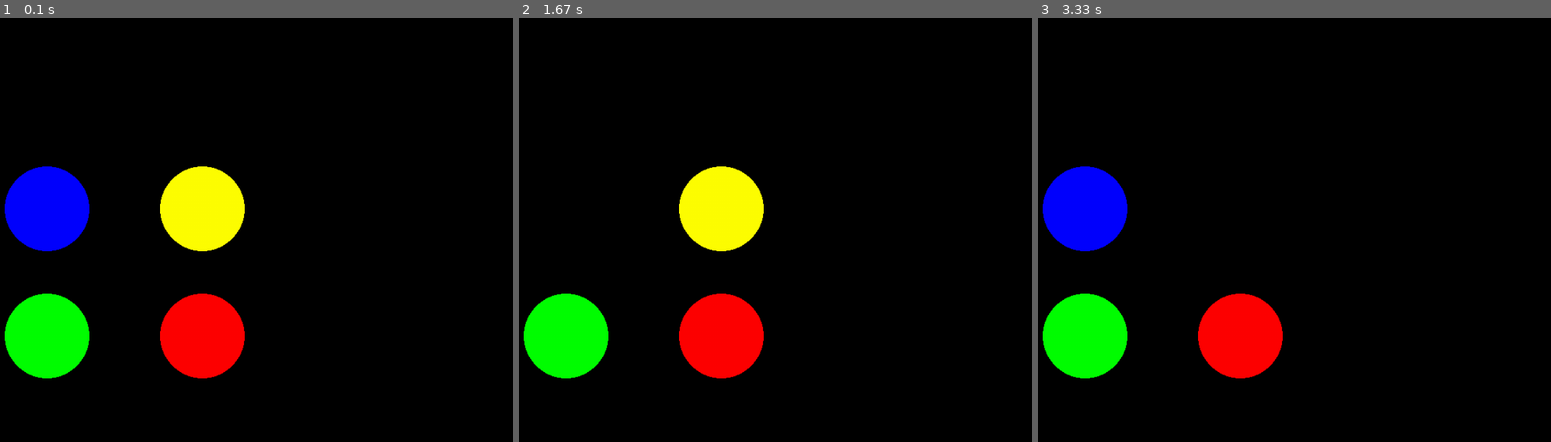
Above: before the commit, frames 1-3 (left to right).
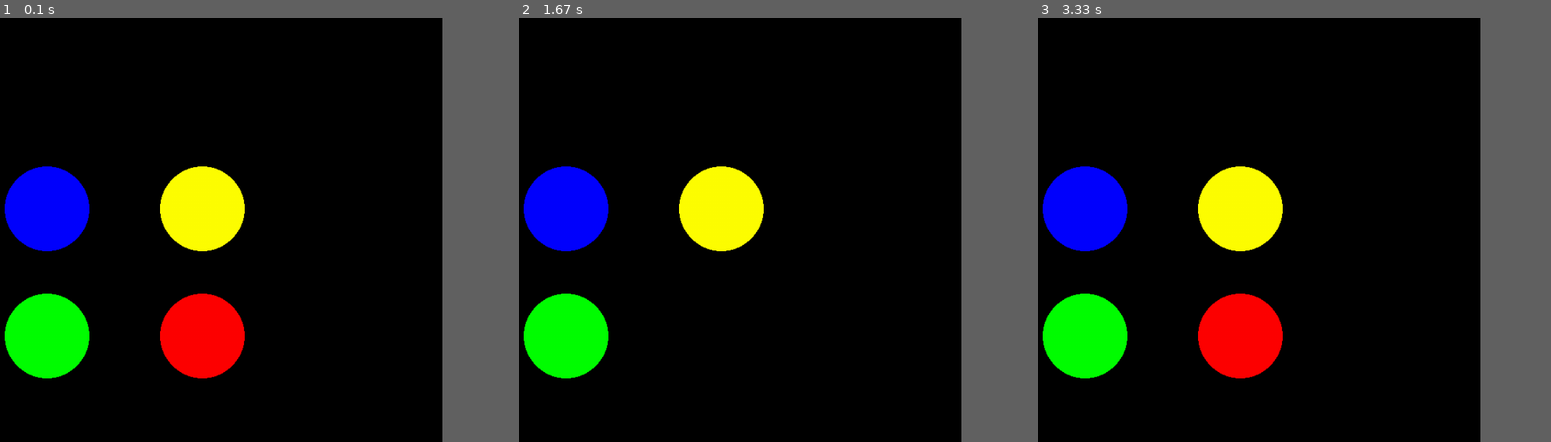
Above: after the commit, the same moments.

Repository: insper-classroom/devlife-23-1-projeto-pygame-henrique-turco-e-thiago-miranda
Game: pygame game, started from jogo.py
Same seed, same stepped clock (60 frames per second), same inputs: the game is played once before the commit and once after it.
Inputs (mouse positions are in pixels of both pictures, inside the frame that each line leads up to):
- Up to frame 1 (0.1 s): no input
- Up to frame 2 (1.67 s): click (719, 336) at 0.38 s
- Up to frame 3 (3.33 s): click (1084, 208) at 1.72 s; click (1238, 208) at 3.05 s
The window is 900x540 before the commit and 810x540 after it. Grey fills any space a smaller window leaves; there, only what the larger window draws over its background counts as a difference.

The runs differ from the first frame. In frame 1, only the window size differs. In frame 2, 5.2% of the frame differs, in the area x 0-48%, y 35-85%; in frame 3, 2.6%.

Commit message:
Verificando cliques, mas sem validação de jogada

Diff:
--- a/classes.py
+++ b/classes.py
@@ -11,32 +11,71 @@
 class Jogo:
     def __init__(self):
         pygame.init()
-        self.largura_janela = 1000
+        self.largura_janela = 900
         self.altura_janela = 600
         self.lista_cores = cores
 
-        self.raio = 55
         self.window = pygame.display.set_mode((self.largura_janela, self.altura_janela))
         pygame.display.set_caption('Pattern Pursuit')
         self.circulos = Circulo(self.window)
+        self.retangulo = self.circulos.retangulo
+        self.jogadas_player = []
+        self.rect_sorteados = self.circulos.rect_sorteados
+        self.validacao = True
+        self.cores_sorteadas = self.circulos.cores_sorteadas
+        self.rodada = 1
+
 
     def desenha(self, window):
         self.window.fill((0, 0, 0))
         self.circulos.desenha()
-        if self.circulos.verifica_clique():
-            self.circulos.sorteia_cores()
-
+        for i in range(self.rodada):
+            if self.validacao:
+                self.circulos.sorteia_circulos()
         pygame.display.update()
 
     def atualiza_estado(self):
         for event in pygame.event.get():
+            self.x, self.y = pygame.mouse.get_pos()
+            mouse_rect = pygame.Rect(self.x, self.y, 1, 1)
+
+            if event.type == pygame.MOUSEBUTTONDOWN:
+                print('chegou')
+                if mouse_rect.colliderect(self.retangulo[0]):
+
+                    self.jogadas_player.append(self.lista_cores[0])
+
+                elif mouse_rect.colliderect(self.retangulo[1]):
+
+                    self.jogadas_player.append(self.lista_cores[1])
+
+                elif mouse_rect.colliderect(self.retangulo[2]):
+
+                    self.jogadas_player.append(self.lista_cores[2])
+
+                elif mouse_rect.colliderect(self.retangulo[3]):
+
+                    self.jogadas_player.append(self.lista_cores[3])
+                print(self.jogadas_player)
+                print(self.cores_sorteadas)
+
+                if self.jogadas_player == self.cores_sorteadas:
+                    print('validou')
+                    self.rodada+=1
+                    self.validacao = True
+
+            self.jogadas_player = []
+
             if event.type == pygame.QUIT:
                 return False
         return True
 
+
+
     def game_loop(self):
         while self.atualiza_estado():
             self.desenha(self.window)
+
 
 class Circulo:
     def __init__(self, window):
@@ -55,34 +94,27 @@
             self.circulos.append((window, self.lista_cores[i], (self.posicoes[i]), self.raio))
 
         self.cores_sorteadas = []
-        self.jogadas_player = []
+        self.rect_sorteados = []
+        self.retangulo = []
 
     def desenha(self):
         for i in range(len(self.lista_cores)):
             pygame.draw.circle(self.window, self.lista_cores[i], self.posicoes[i], self.raio)
+            r = pygame.Rect(self.posicoes[i][0] - self.raio, self.posicoes[i][1] - self.raio, self.raio*2, self.raio*2)
+            self.retangulo.append(r)
 
-    def verifica_clique(self):
-        self.x, self.y = pygame.mouse.get_pos()
-        self.distancia_ponto_centro = ((self.x - self.posicoes[0][0])**2 + (self.y - self.posicoes[0][1])**2)**(1/2)
+    def sorteia_circulos(self):
+        self.tempo = pygame.time.get_ticks() // 1000
+        self.tempo_anterior = 0
+        circulo_sorteado = random.choice(self.circulos)
+        self.cores_sorteadas.append(circulo_sorteado[1])
+        self.rect_sorteados.append(pygame.Rect(circulo_sorteado[2][0]-self.raio, circulo_sorteado[2][1]-self.raio, self.raio*2, self.raio*2))
 
-        if self.distancia_ponto_centro <= self.raio:
+        for cor in self.cores_sorteadas:
             for circulos in self.circulos:
-                if self.x == circulos[2][0] and self.y == circulos[2][1] and pygame.MOUSEBUTTONDOWN:
-                    self.jogadas_player.append(circulos[1])
-
-        if self.jogadas_player == self.cores_sorteadas:
-            return True
-
-    def sorteia_cores(self):
-
-            cor_sorteada = random.choice(self.lista_cores)
-            self.cores_sorteadas.append(cor_sorteada)
-
-            for circulos in self.circulos:
-                if circulos[1] == cor_sorteada:
-                    pygame.draw.circle(self.window, cor_sorteada, circulos[2], self.raio)
-                    pygame.display.update()
-                    pygame.time.wait(1000)
-                    pygame.draw.circle(self.window, (0, 0, 0), circulos[2], self.raio)
-                    pygame.display.update()
-                    pygame.time.wait(1000)
+                    if cor == circulos[1]:
+                        if self.tempo - self.tempo_anterior == 1:
+                            print('entrou')
+                            pygame.draw.circle(self.window, (0, 0, 0), circulos[2], self.raio)
+                            pygame.display.update()
+                            self.tempo_anterior = self.tempo
